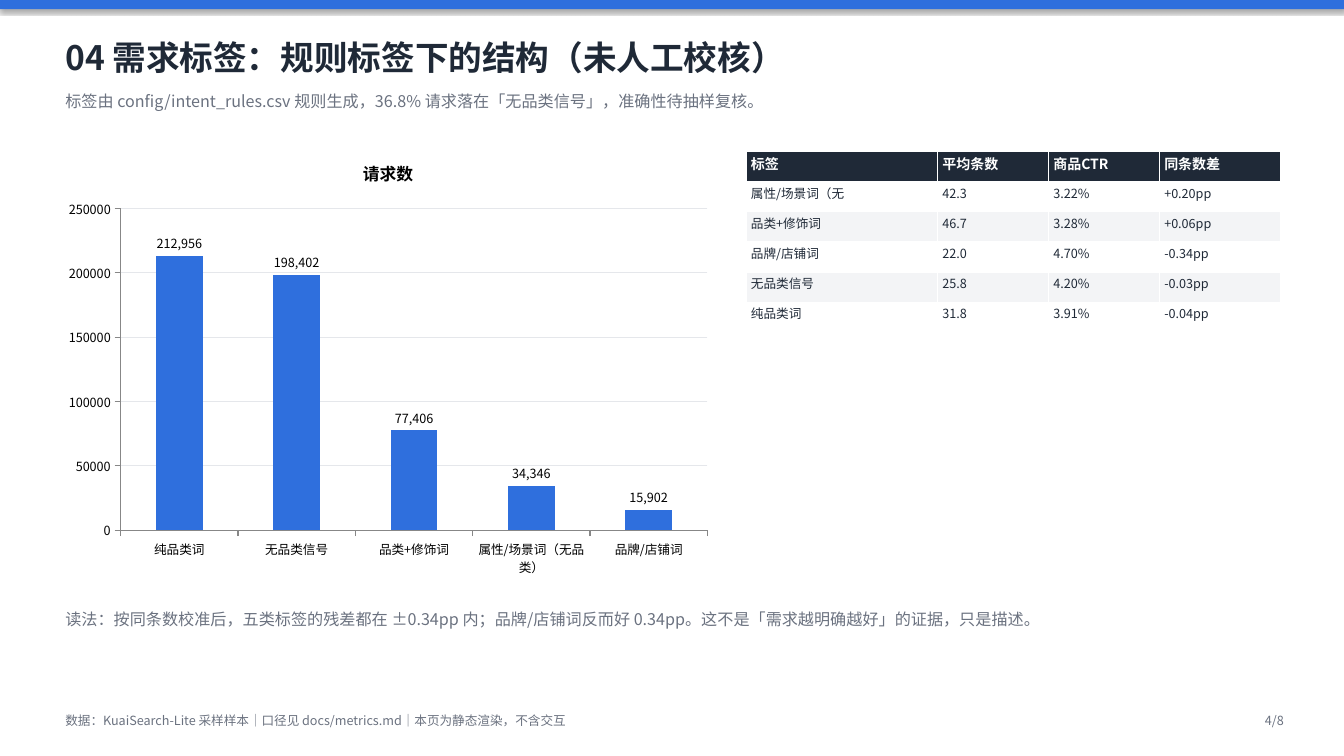
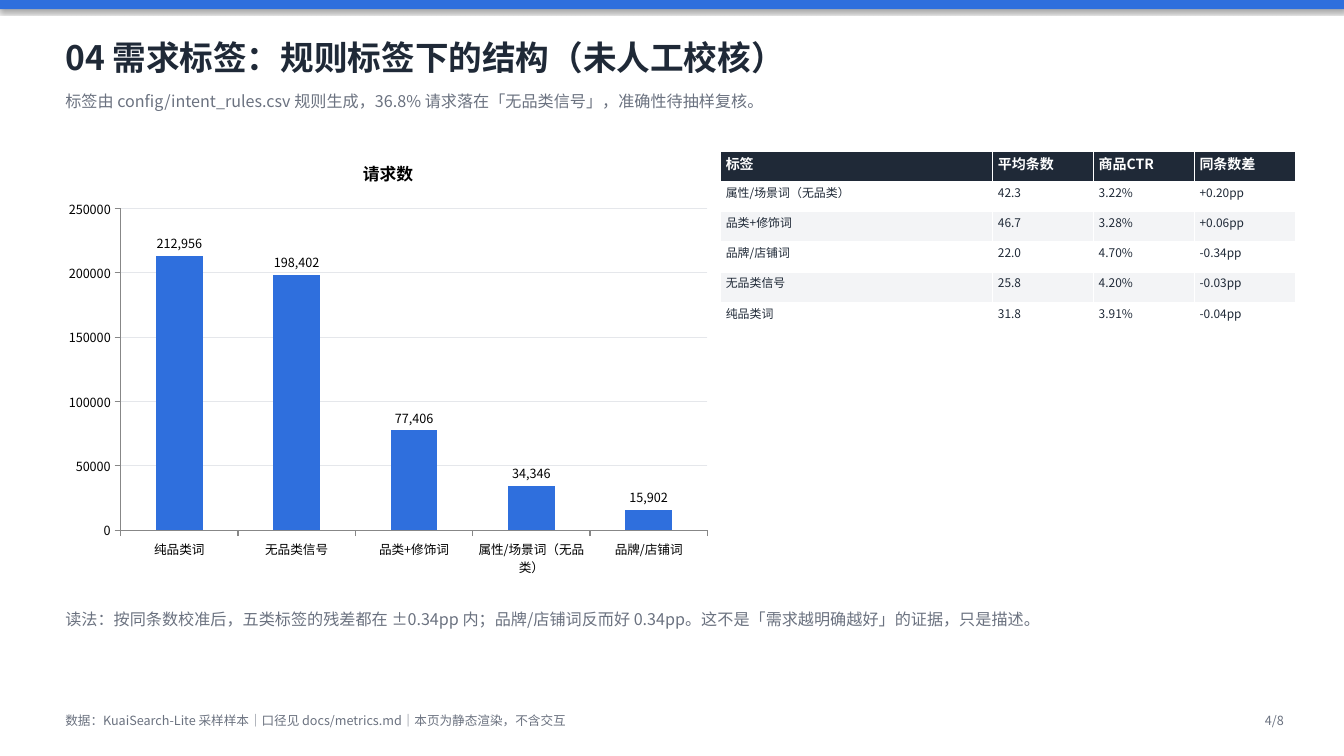
Before and after one commit to wsirui512-ops/kuaisearch-search-ops, a slide deck: slide 4 of dashboards/静态看板.pptx. Drawn at 1344x756 pixels with LibreOffice and Linux fonts; fonts in the diff are those of the drawing. Boxes give left, top, right and bottom in pixels: in the first picture for what was removed or moved away, otherwise in the second. Text is boxed around its words. In the diff, an @@ line names an element or a change of style, - is before the commit and + after.

```diff
--- a/dashboards/静态看板.pptx
+++ b/dashboards/静态看板.pptx
@@ table at (721, 151, 1296, 333) @@
-row 2, column 1: 属性/场景词（无
+row 2, column 1: 属性/场景词（无品类）
@@ size 9 to 8.5 pt in "42.3", "3.22%", "+0.20pp", "品类+修饰词" and 15 more places @@
@@ table: place and size @@
-table at (746, 151, 1280, 333)
+table at (721, 151, 1296, 333)
```
Also in this commit, not shown: 2 other slides changed, 24 other files.
